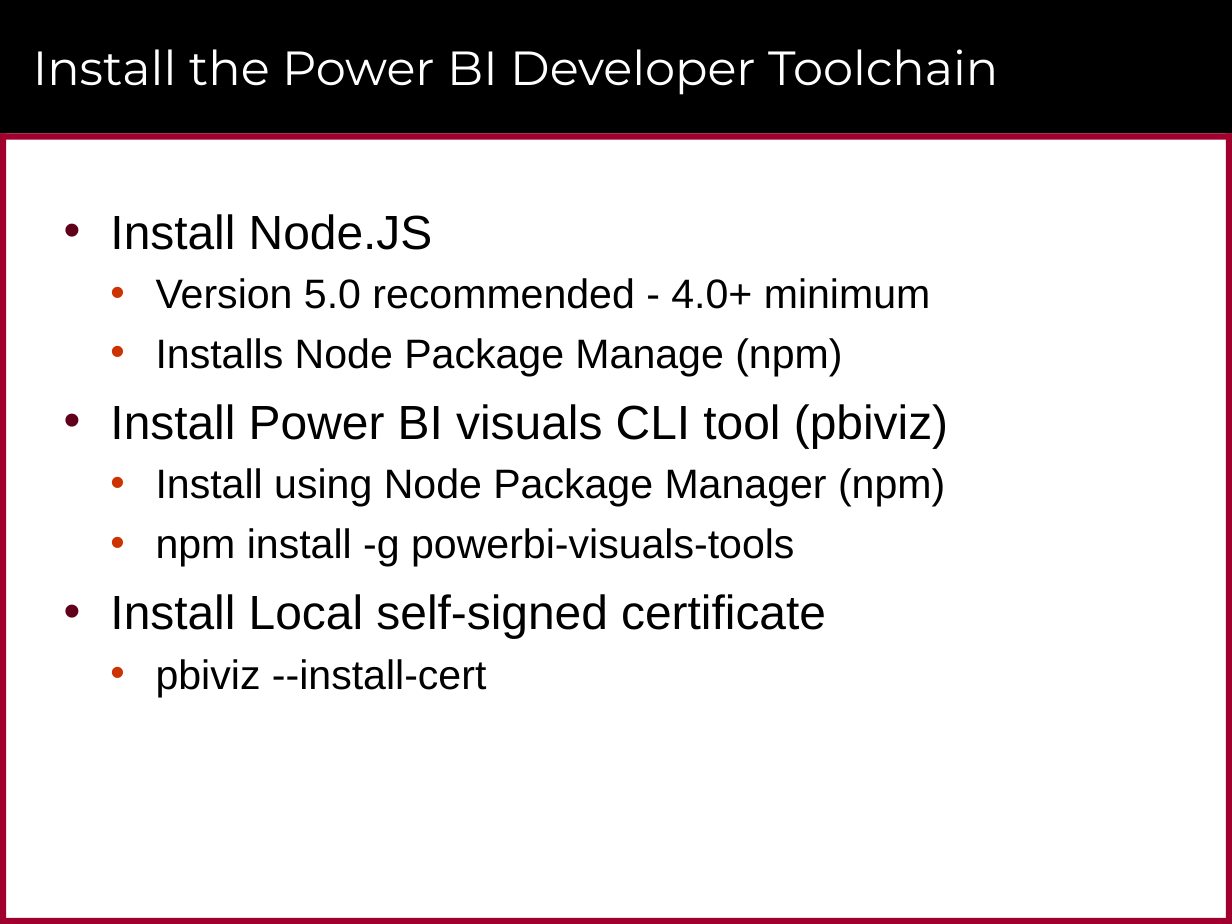
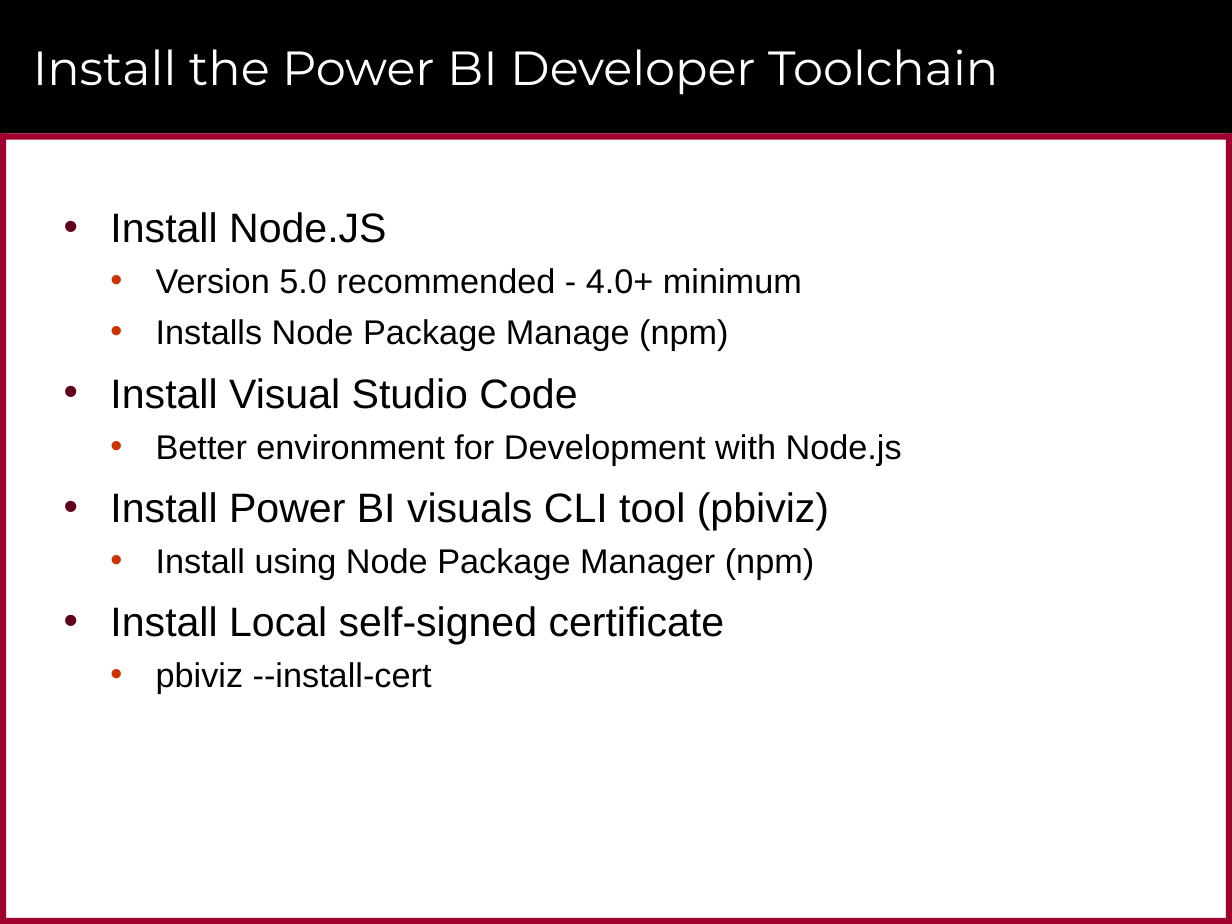
Before and after one commit to CriticalPathTraining/CustomVisualsForPowerBI, a slide deck: slide 23 of CustomVisualsForPowerBI.pptx (slide 22 before the commit). Drawn at 1232x924 pixels with LibreOffice and Linux fonts; fonts in the diff are those of the drawing; background and template pictures are left out. Boxes give left, top, right and bottom in pixels: in the first picture for what was removed or moved away, otherwise in the second. Text is boxed around its words. In the diff, an @@ line names an element or a change of style, - is before the commit and + after.

```diff
--- a/CustomVisualsForPowerBI.pptx
+++ b/CustomVisualsForPowerBI.pptx
@@ text at (x1=110, y1=212, x2=829, y2=694): size 28 to 24 pt in "Install Node.JS", "Install Power BI visuals CLI tool (pbiviz)", "Install Local self-signed certificate"; size 24 to 20 pt in "Version 5.0 recommended - 4.0+ minimum", "Installs Node Package Manage (npm)", "Install using Node Package Manager (npm)", "pbiviz --install-cert" @@
@@ text at (x1=110, y1=378, x2=902, y2=465): paragraphs added @@
+• Install Visual Studio Code
+  • Better environment for Development with Node.js
@@ text at (x1=156, y1=528, x2=794, y2=566): paragraph removed @@
-  • npm install -g powerbi-visuals-tools
```
Also in this commit, not shown: 6 other slides changed, 3 slides added.
